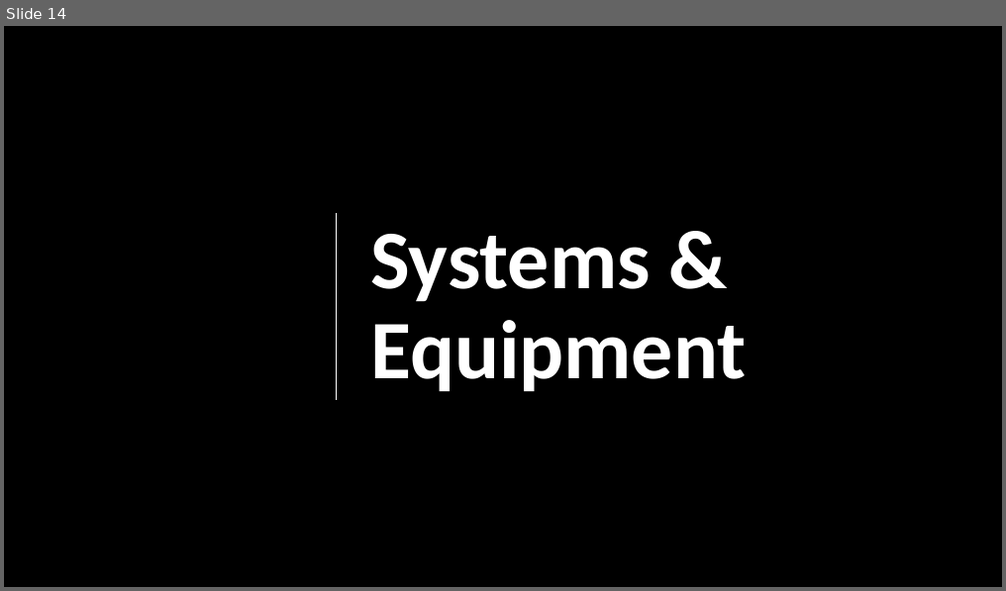
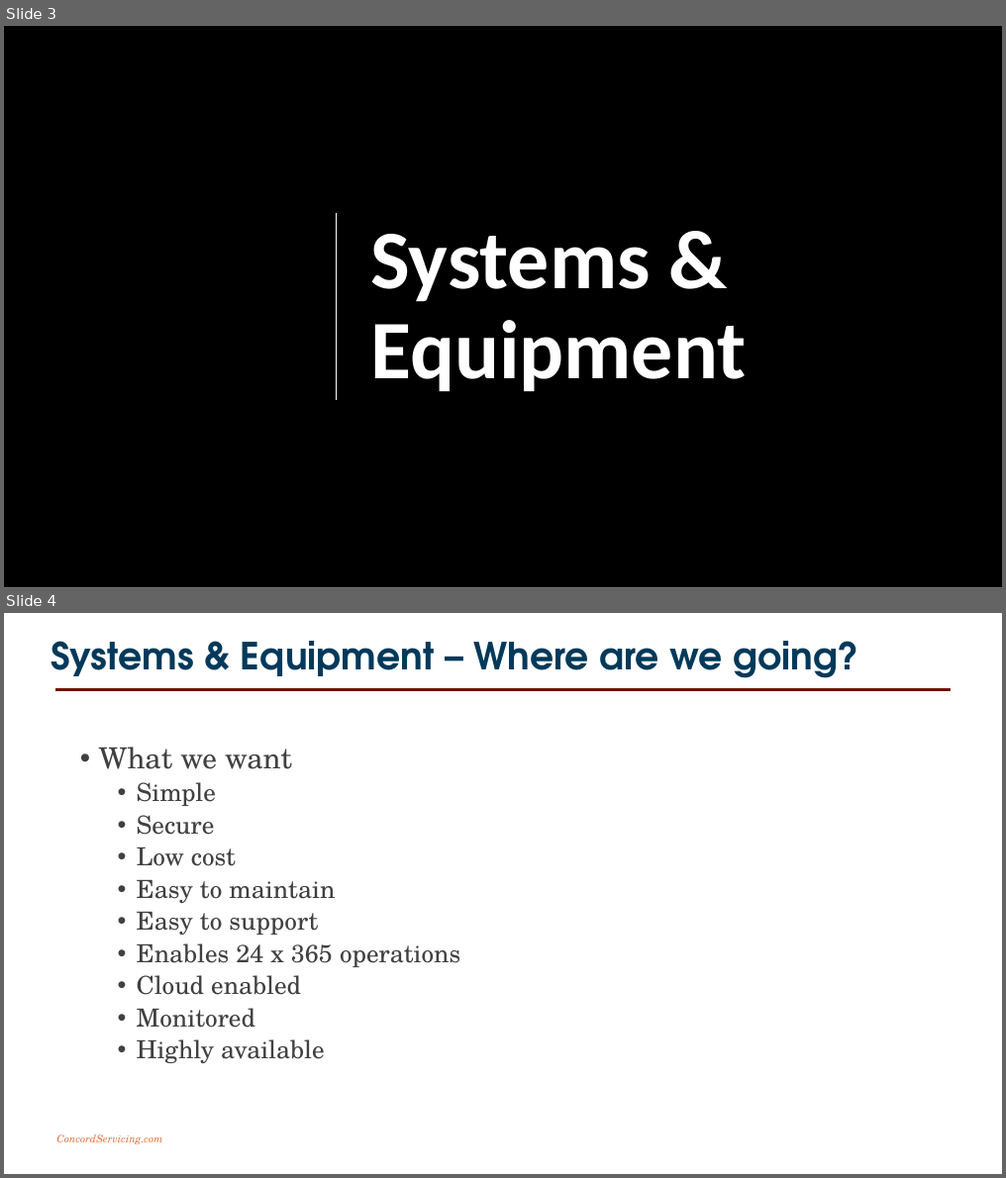
Before and after one commit to joncatlin/docker-compose-files, a slide deck: software defined infrastructure/20181013 Software Defined Infrastructure.pptx. Shown one above the other, each under a label of ours: slide 14 before the commit, slides 3 and 4 after it. The pictures are 1006x591 and 1006x1178 pixels, drawn with LibreOffice and Linux fonts; fonts in the diff are those of the drawing; background and template pictures are left out. Boxes give left, top, right and bottom in pixels: in the first picture for what was removed or moved away, otherwise in the second. Text is boxed around its words. In the diff, an @@ line names an element or a change of style, - is before the commit and + after.

```diff
--- a/software defined infrastructure/20181013 Software Defined Infrastructure.pptx
+++ b/software defined infrastructure/20181013 Software Defined Infrastructure.pptx
@@ slide 4 added at (x1=4, y1=613, x2=1002, y2=1174), background #FFFFFF @@
@@ title added at (x1=51, y1=641, x2=859, y2=678), 36 pt, text #00395A, bold @@
+Systems & Equipment – Where are we going?
@@ line added from (55, 689) to (950, 689), #6F1200 2.75 pt @@
@@ text added at (x1=99, y1=747, x2=460, y2=1063), 24 pt, text #404040 @@
+• What we want
+  • Simple
+  • Secure
+  • Low cost
+  • Easy to maintain
+  • Easy to support
+  • Enables 24 x 365 operations
+  • Cloud enabled
+  • Monitored
+  • Highly available
@@ text added at (x1=56, y1=1135, x2=162, y2=1145), 10 pt, text #DE7744, italic @@
+ConcordServicing.com
@@ what was slide 14 is now slide 3 @@
```
Also in this commit, not shown: 10 slides changed, 3 other slides added, 6 slides removed, 2 other files.
